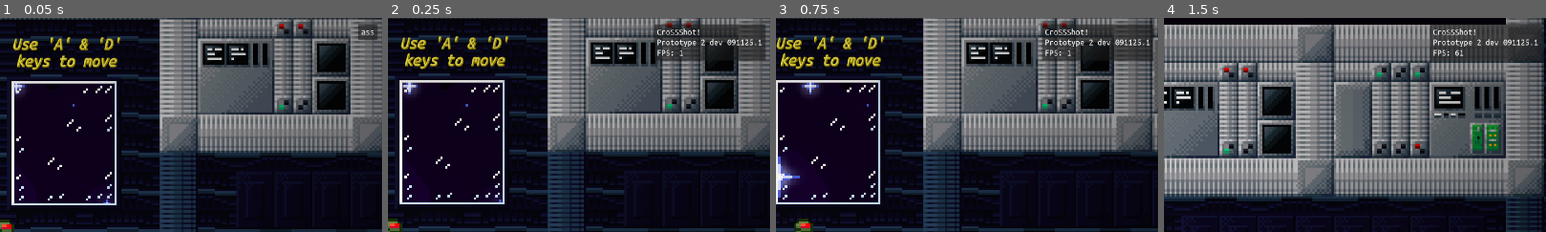
Above: before the commit, frames 1-4 (left to right).
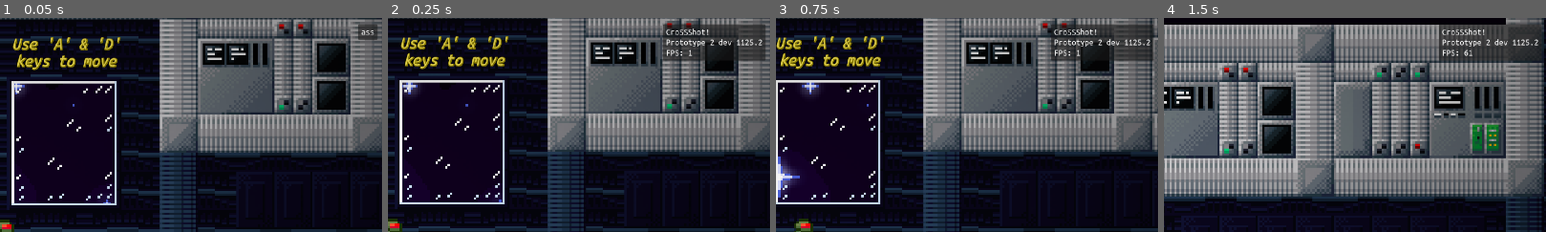
Above: after the commit, the same moments.

Repository: insey0/crossshot
Game: Godot game, scene res://levels/level1/level_1.tscn
Same seed, same stepped clock (60 frames per second), same inputs: the game is played once before the commit and once after it.
Inputs (mouse positions are % of the whole screen's width and height, from its top left):
- Up to frame 1 (0.05 s): no input
- Up to frame 2 (0.25 s): no input
- Up to frame 3 (0.75 s): tap Enter at 0.5 s; move the mouse to (72, 45) at 0.52 s; hold D (plr_right) from 0.53 s (still down); hold E (plr_interact) from 0.53 s (still down)
- Up to frame 4 (1.5 s): keep holding D (plr_right); tap Space (plr_jump) at 0.77 s; move the mouse to (30, 55) at 1.27 s; release E (plr_interact) at 1.28 s; click (30, 55) at 1.35 s
The pictures show only the part of the screen within x 50-100%, y 0-50%; the shares and areas given below are measured in that part.

Frame 1 is identical in both runs. In frame 2, 1.0% of the frame differs, in the area x 69-98%, y 2-20%; in frame 3, 1.0%; in frame 4, 1.1%, in the area x 69-98%, y 3-21%.

Commit message:
Изменена запись версий с 'Prototype X dev DDMMYY.N' на 'Prototype X dev MMYY.N'

Diff:
--- a/project.godot
+++ b/project.godot
@@ -13,7 +13,7 @@
 config/name="CroSSShot!"
 config/description="CroSSShot! - A hardcore 2D shooter platformer with interesting mechanics.
 Be an SSS! (SuperSuperSuper, not SuckerSuckerSucker)"
-config/version="Prototype 2 dev 091125.1"
+config/version="Prototype 2 dev 1125.2"
 run/main_scene="uid://crbi6la3qck65"
 config/features=PackedStringArray("4.5", "GL Compatibility")
 boot_splash/bg_color=Color(0, 0, 0, 1)
